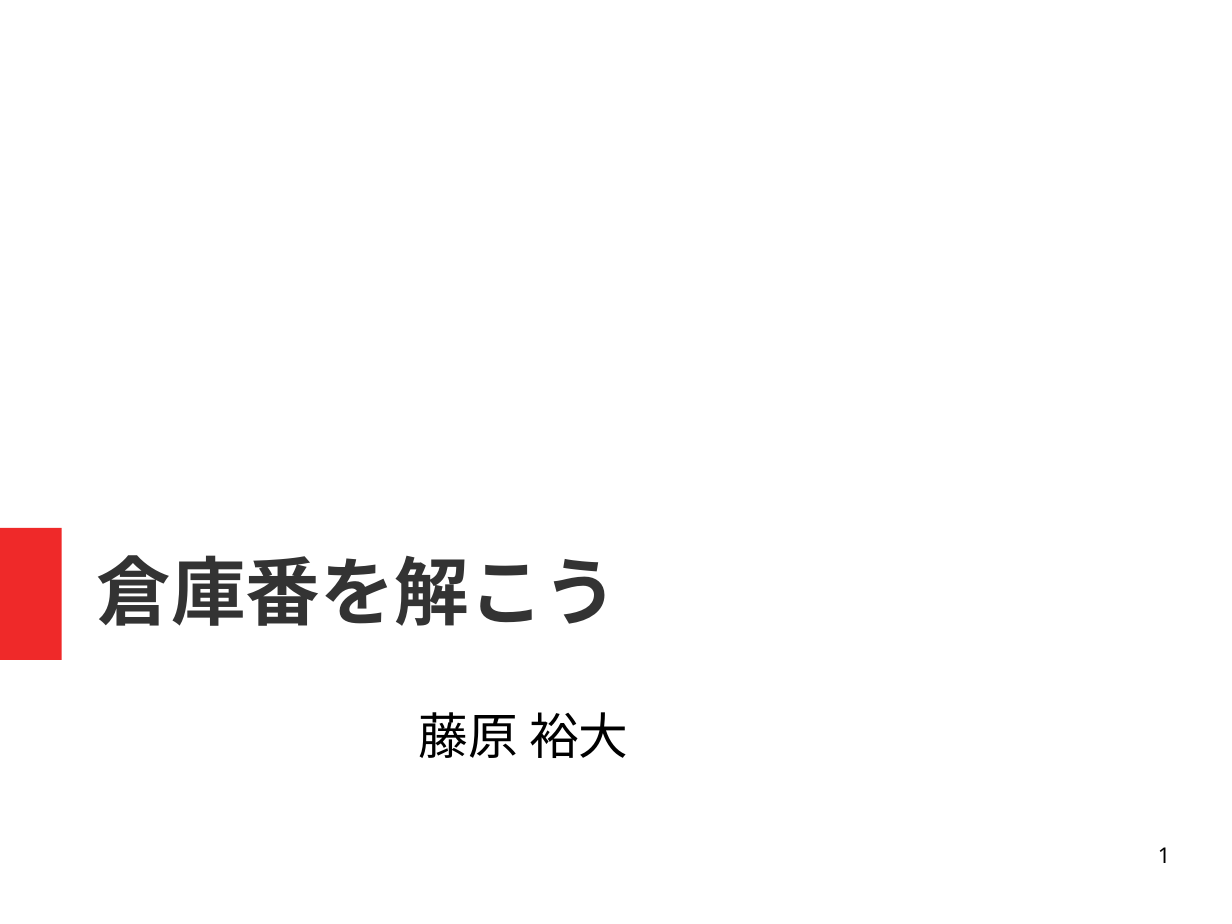
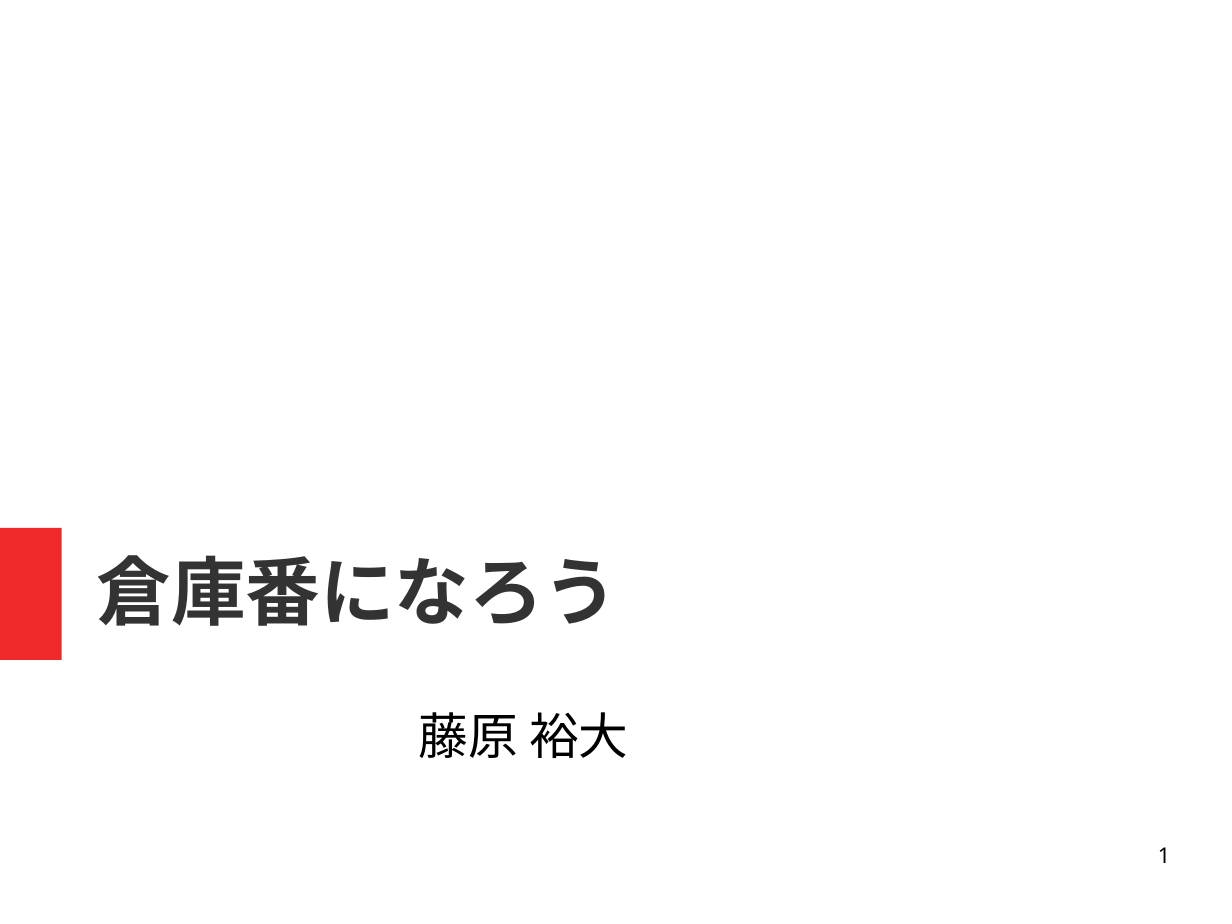
Before and after one commit to ptr-yudai/titech-sokoban, a slide deck: slide 1 of presentation.odp. Drawn at 1232x924 pixels with LibreOffice and Linux fonts; fonts in the diff are those of the drawing. Boxes give left, top, right and bottom in pixels: in the first picture for what was removed or moved away, otherwise in the second. Text is boxed around its words. In the diff, an @@ line names an element or a change of style, - is before the commit and + after.

```diff
--- a/presentation.odp
+++ b/presentation.odp
@@ title at (97, 555, 618, 626): text changed @@
-倉庫番を解こう
+倉庫番になろう
```
Also in this commit, not shown: 4 other slides changed, 3 slides added, 1 slide removed, 1 other file.
